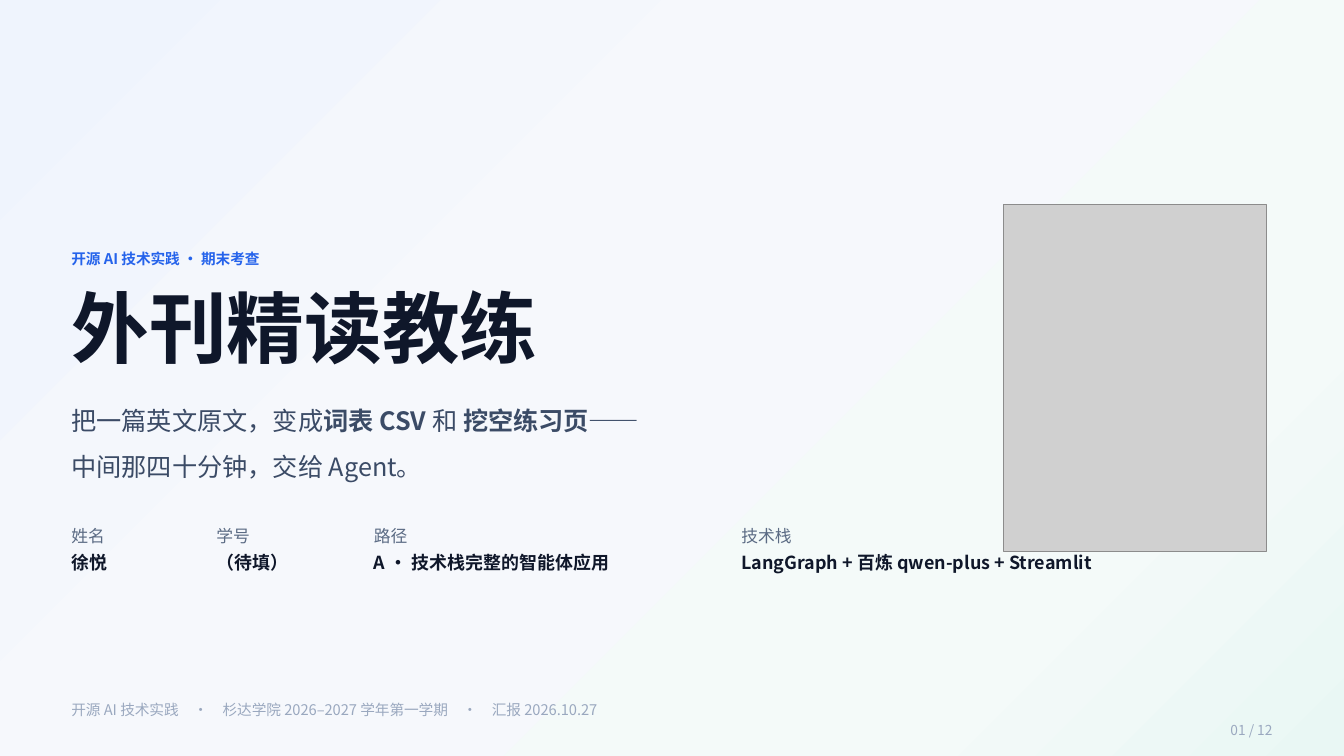
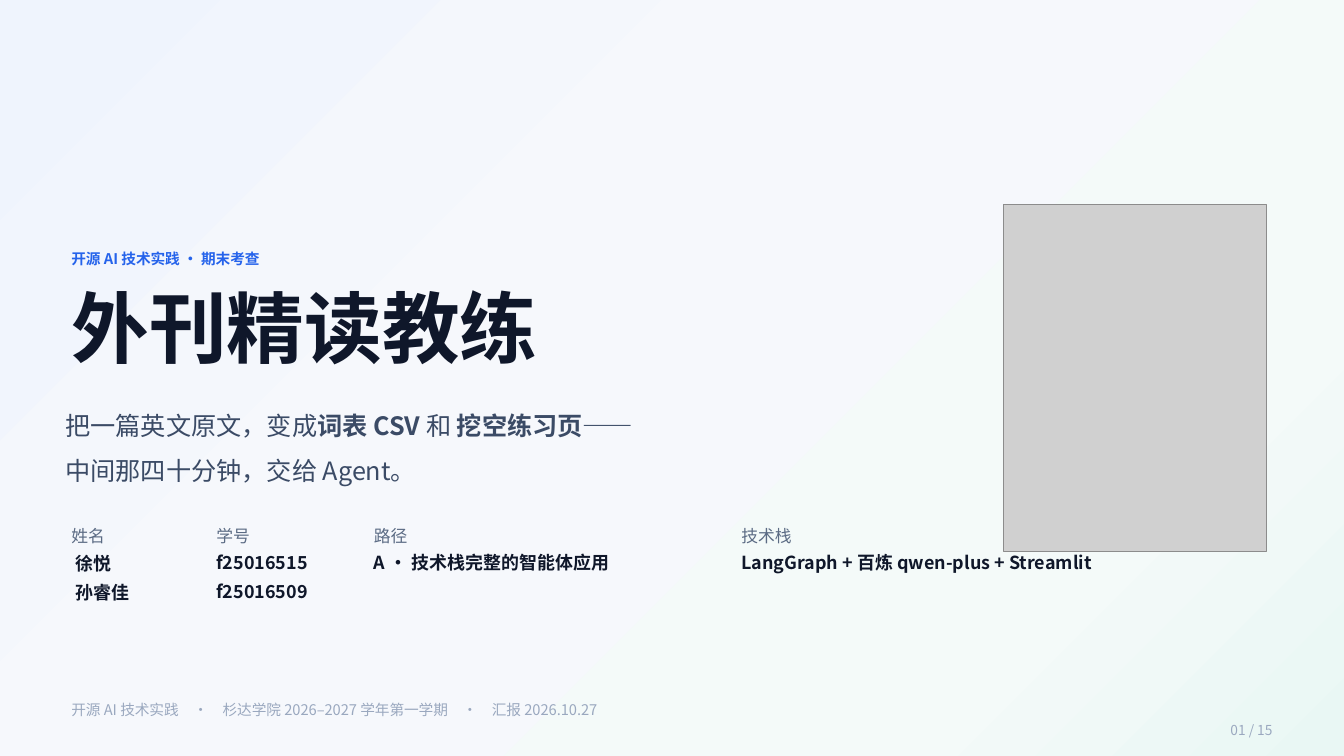
Before and after one commit to xy547/Personalweb, a slide deck: slide 1 of readcoach/答辩幻灯片.pptx. Drawn at 1344x756 pixels with LibreOffice and Linux fonts; fonts in the diff are those of the drawing; grey boxes stand for pictures. Boxes give left, top, right and bottom in pixels: in the first picture for what was removed or moved away, otherwise in the second. Text is boxed around its words. In the diff, an @@ line names an element or a change of style, - is before the commit and + after.

```diff
--- a/readcoach/答辩幻灯片.pptx
+++ b/readcoach/答辩幻灯片.pptx
@@ text "把一篇英文原文，变成词表 CSV 和 挖空练习页——": place and size @@
-text "把一篇英文原文，变成词表 CSV 和 挖空练习页——" at <box>71,408,639,482</box>
+text "把一篇英文原文，变成词表 CSV 和 挖空练习页——" at <box>65,413,633,486</box>
@@ text at <box>216,554,307,599</box>: text changed @@
-（待填）
+f25016515
+f25016509
@@ text at <box>76,583,130,601</box>: paragraph added @@
+孙睿佳
@@ text at <box>1230,725,1272,735</box>: text changed @@
-01 / 12
+01 / 15
```
Also in this commit, not shown: 11 other slides changed, 3 slides added, 4 other files.
